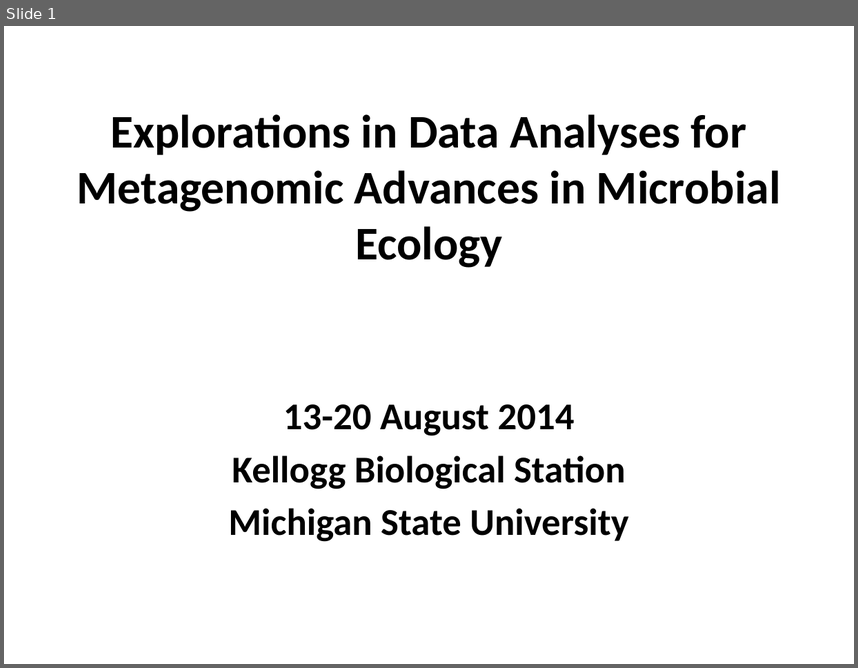
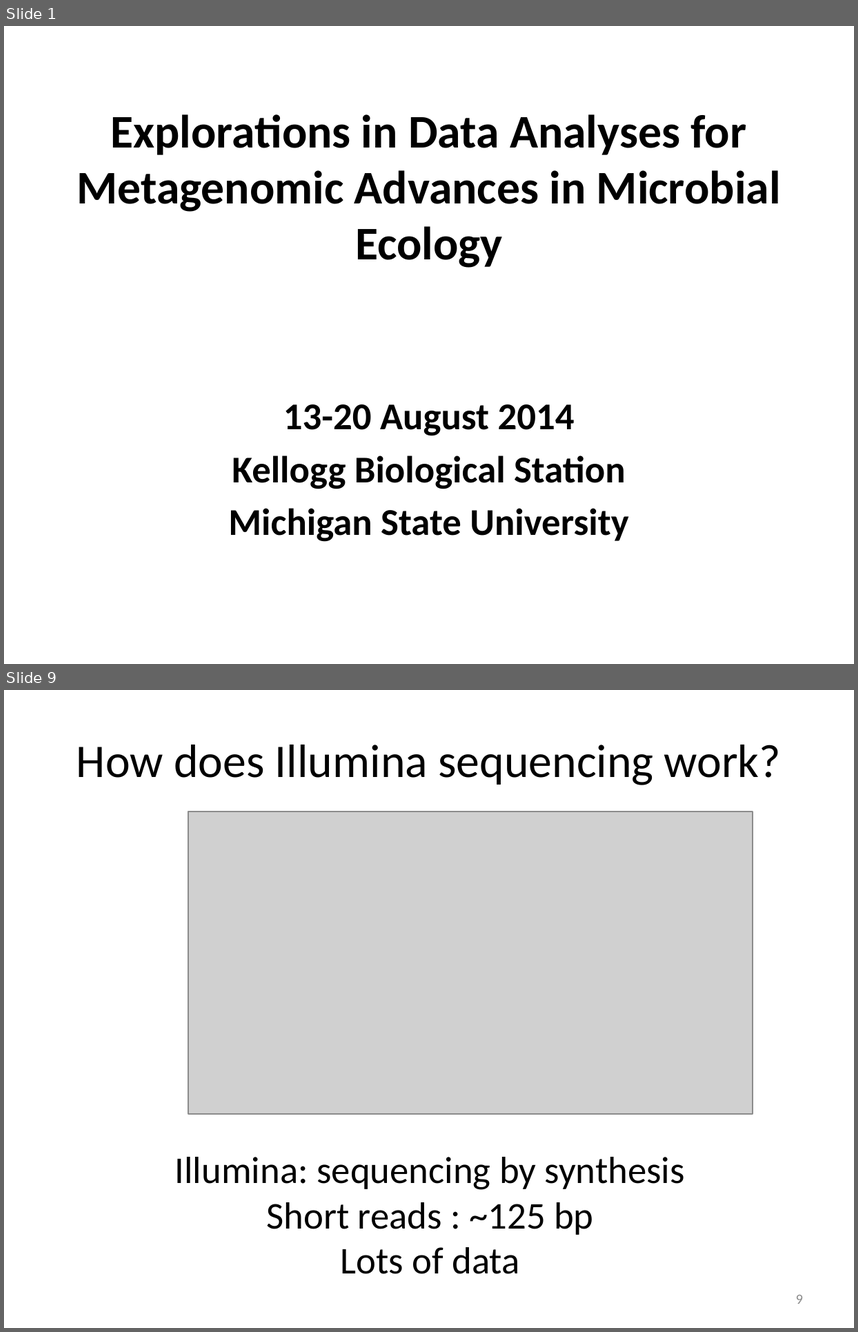
Before and after one commit to edamame-course/docs, a slide deck: extra/Presentations/2014-08-13-PM_Ashley_Lecture1.pptx. Shown one above the other, each under a label of ours: slide 1 before the commit, slides 1 and 9 after it; the slides between them are not shown. The pictures are 858x668 and 858x1332 pixels, drawn with LibreOffice and Linux fonts; fonts in the diff are those of the drawing; grey boxes stand for pictures; background and template pictures are left out. Boxes give left, top, right and bottom in pixels: in the first picture for what was removed or moved away, otherwise in the second. Text is boxed around its words. In the diff, an @@ line names an element or a change of style, - is before the commit and + after.

```diff
--- a/extra/Presentations/2014-08-13-PM_Ashley_Lecture1.pptx
+++ b/extra/Presentations/2014-08-13-PM_Ashley_Lecture1.pptx
@@ slide 9 added at (4, 690, 854, 1328), background #FFFFFF @@
@@ text added at (76, 745, 781, 785), 39.6 pt, text #000000 @@
+How does Illumina sequencing work?
@@ picture added at (188, 811, 753, 1114) @@
@@ text added at (175, 1156, 685, 1274), 32 pt, text #000000 @@
+Illumina: sequencing by synthesis
+Short reads : ~125 bp
+Lots of data
@@ page number added at (796, 1294, 803, 1303), 12 pt, text #8C8C8C @@
+9
```
Also in this commit, not shown: 10 other slides added, 1 other file.
